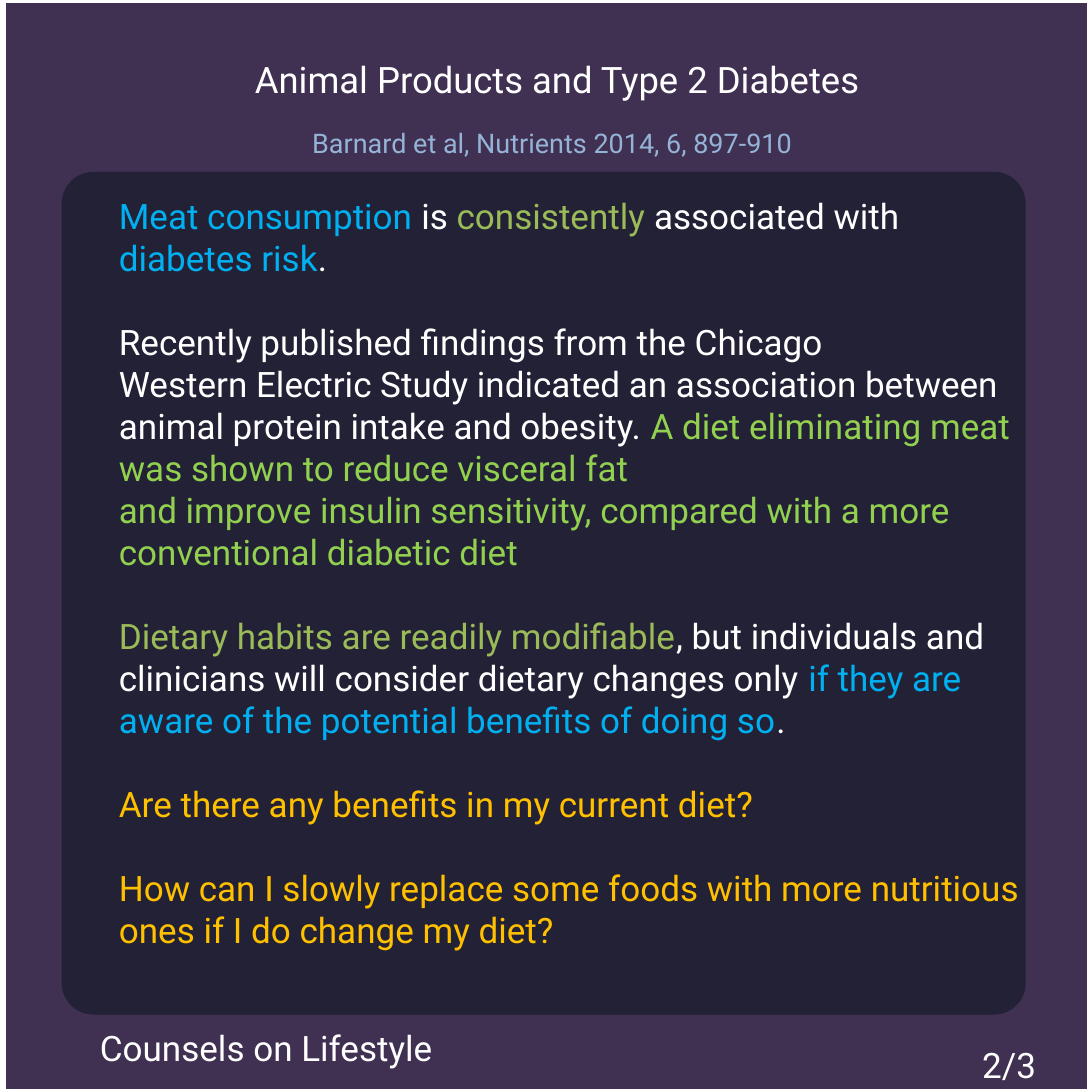
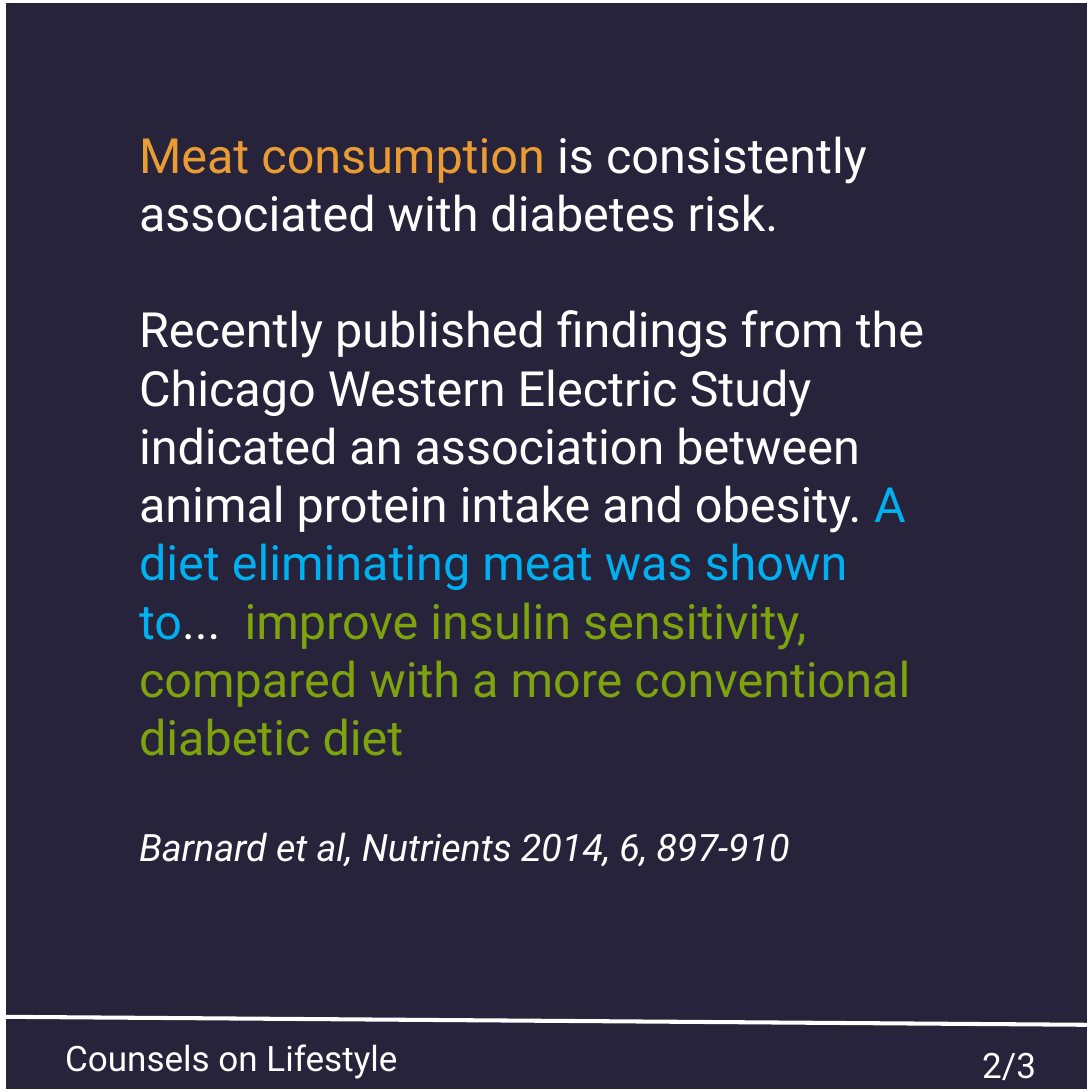
Before and after one commit to msimbao/counselsonlifestyle, a slide deck: slide 2 of posts/2/slides.pptx. Drawn at 1092x1092 pixels with LibreOffice and Linux fonts; fonts in the diff are those of the drawing. Boxes give left, top, right and bottom in pixels: in the first picture for what was removed or moved away, otherwise in the second. Text is boxed around its words. In the diff, an @@ line names an element or a change of style, - is before the commit and + after.

```diff
--- a/posts/2/slides.pptx
+++ b/posts/2/slides.pptx
@@ background #403152 to #26233A @@
@@ text removed at box(255, 65, 859, 101) @@
-Animal Products and Type 2 Diabetes
@@ text "Meat consumption is consistently associated ...": place and size @@
-text "Meat consumption is consistently associated ..." at box(119, 202, 1019, 951)
+text "Meat consumption is consistently associated ..." at box(139, 136, 924, 866)
@@ text at box(139, 136, 867, 232): size 26 to 36 pt in "Meat consumption is consistently associated with diabetes ..."; text colour #00B0F0 to #E99C34 in "Meat consumption"; text colour #9BBB59 to #FFFFFF in "consistently"; text colour #00B0F0 to #FFFFFF in "diabetes risk." @@
@@ text removed at box(312, 133, 791, 157) @@
-Barnard et al, Nutrients 2014, 6, 897-910
@@ rounded rectangle removed at box(62, 172, 1026, 1014) @@
@@ text at box(139, 310, 924, 866): text changed; size 26 to 36 pt @@
-Recently published findings from the Chicago
-Western Electric Study indicated an association between animal protein intake and obesity. A diet eliminating meat was shown to reduce visceral fat
-and improve insulin sensitivity, compared with a more conventional diabetic diet
-Dietary habits are readily modifiable, but individuals and clinicians will consider dietary changes only if they are aware of the potential benefits of doing so.
-Are there any benefits in my current diet?
-How can I slowly replace some foods with more nutritious ones if I do change my diet?
+Recently published findings from the Chicago Western Electric Study indicated an association between animal protein intake and obesity. A diet eliminating meat was shown to... improve insulin sensitivity, compared with a more conventional diabetic diet
+Barnard et al, Nutrients 2014, 6, 897-910
@@ line added from (1, 1017) to (1089, 1025), #FFFFFF 3 pt @@
@@ text "Counsels on Lifestyle": place and size @@
-text "Counsels on Lifestyle" at box(100, 1034, 432, 1069)
+text "Counsels on Lifestyle" at box(65, 1044, 397, 1079)
@@ text "Counsels on Lifestyle" at box(65, 1044, 397, 1079): line spacing 61.6pt to 61.5pt @@
```
Also in this commit, not shown: 2 other slides changed, 26 other files.
